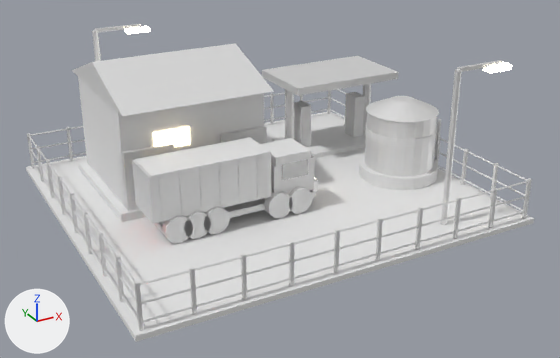
Two versions of the FBX model Assets/Art/KayseriIsland/Models/Copper/Phase1/Fleet_P1.fbx, one commit apart.
Camera for both pictures: a camera (50 mm lens) standing at (-60.2, -59.1, 32.1) and looking at (-39.6, -21.7, 13.4). The axes (+X, +Y, +Z) are drawn at lower left. The lights are the same throughout. The picture after the commit comes second. Where no turn or scale is listed for an object, it has been applied to the vertices. Vertices at exactly the same position are counted once.

Before the edit, the objects in view are built like this:
```python
ob_fleet_doors = bpy.data.objects.new('Fleet.Doors', me_fleet_doors_001)
ob_fleet_doors.location = (0.0, 0.0, 11.7)
ob_fleet_fence = bpy.data.objects.new('Fleet.Fence', me_fleet_fence_001)
ob_fleet_fence.location = (0.0, 0.0, 11.7)
ob_fleet_fuelisland = bpy.data.objects.new('Fleet.FuelIsland', me_fleet_fuelisland_001)
ob_fleet_fuelisland.location = (0.0, 0.0, 11.7)
ob_fleet_fueltank = bpy.data.objects.new('Fleet.FuelTank', me_fleet_fueltank_001)
ob_fleet_fueltank.location = (-31.0, -22.0, 12.0)
ob_fleet_garage = bpy.data.objects.new('Fleet.Garage', me_fleet_garage_001)
ob_fleet_garage.location = (-44.0, -15.5, 12.0)
ob_fleet_lamp0 = bpy.data.objects.new('Fleet.Lamp0', me_fleet_lamp0_001)
ob_fleet_lamp0.location = (-47.0, -11.0, 12.0)
ob_fleet_lamp1 = bpy.data.objects.new('Fleet.Lamp1', me_fleet_lamp1_001)
ob_fleet_lamp1.location = (-33.0, -29.0, 12.0)
ob_fleet_parked0 = bpy.data.objects.new('Fleet.Parked0', me_fleet_trucksrc_001)
ob_fleet_parked0.location = (-43.0, -22.5, 12.0)
ob_fleet_yard = bpy.data.objects.new('Fleet.Yard', me_fleet_yard_001)
ob_fleet_yard.location = (0.0, 0.0, 11.7)
```
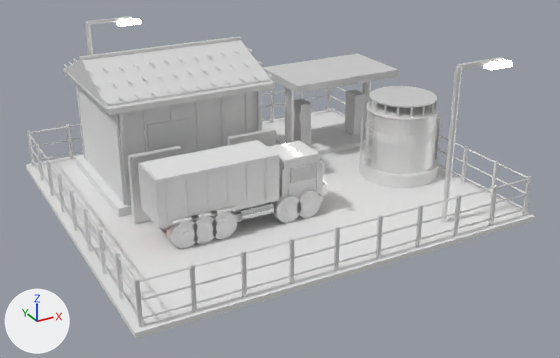
The change, as a list of edits to the scene's bpy script:
```text
Change me_fleet_fueltank_001:
    remove me_fleet_fueltank_001.from_pydata(...)  # 224 vertices, 420 faces; spans x -2.53..3.22, y -2.53..2.53, z 0.0..5.15
    add me_fleet_fueltank_001.from_pydata(...)  # 528 vertices, 916 faces; spans x -2.87..3.22, y -2.53..2.53, z 0.0..5.18
    me_fleet_fueltank_001 part 12: a new loose piece, a 24-sided cylinder along z spanning x -2.09..2.09, y -2.09..2.09, z 5.095..5.185, in mat_steel_dk (white #e7e7e7)
    me_fleet_fueltank_001 part 13: a new loose piece, a box spanning x -2.865..-2.775, y 0.255..0.345, z 1.1..4.1, in mat_steel_dk (white #e7e7e7)
    other edits to the shape of me_fleet_fueltank_001 do not show in these pictures
Change me_fleet_trucksrc_001:
    remove me_fleet_trucksrc_001.from_pydata(...)  # 408 vertices, 696 faces; spans x -5.45..4.95, y -1.46..1.46, z 0.0..4.18
    add me_fleet_trucksrc_001.from_pydata(...)  # 1180 vertices, 2028 faces; spans x -5.45..4.95, y -1.71..1.71, z 0.0..4.18
    me_fleet_trucksrc_001 part 1: a new loose piece, a box spanning x -4.79..4.79, y -0.85..-0.59, z 0.49..0.96, in mat_steel_dk (white #e7e7e7)
    me_fleet_trucksrc_001 part 2: a new loose piece, a 12-sided cylinder along y spanning x 3.0..3.99, y -1.48..-0.88, z 0.3..1.29, in mat_steel_dk (white #e7e7e7)
    me_fleet_trucksrc_001 part 3: a new loose piece, a 12-sided cylinder along y spanning x 1.71..2.7, y -1.48..-0.88, z 0.3..1.29, in mat_steel_dk (white #e7e7e7)
    me_fleet_trucksrc_001 part 4: a new loose piece, a 12-sided cylinder along y spanning x -2.32..-1.33, y -1.48..-0.88, z 0.3..1.29, in mat_steel_dk (white #e7e7e7)
    me_fleet_trucksrc_001 part 5: a new loose piece, a 12-sided cylinder along y spanning x -3.46..-2.47, y -1.48..-0.88, z 0.3..1.29, in mat_steel_dk (white #e7e7e7)
    me_fleet_trucksrc_001 part 6: a new loose piece, a 12-sided cylinder along y spanning x -4.52..-3.53, y -1.48..-0.88, z 0.3..1.29, in mat_steel_dk (white #e7e7e7)
    me_fleet_trucksrc_001 part 7: a new loose piece, a 10-sided cylinder along y spanning x -4.23..-3.83, y -1.5..-0.85, z 0.59..1.01, in mat_steel_lt (white #e7e7e7)
    me_fleet_trucksrc_001 part 8: a new loose piece, a box spanning x -2.55..-1.1, y -1.56..-0.8, z 1.61..1.73, in mat_white (white #e7e7e7)
    me_fleet_trucksrc_001 part 9: 51 vertices moved from x -4.72..3.89, y -1.46..1.46, z 0.11..1.49 to x -4.81..3.84, y -1.46..1.46, z 0.08..1.52; 157 vertices removed from x -4.83..4.79, y -1.46..1.46, z 0.11..1.49; 409 vertices added at x -4.81..4.7, y -1.71..1.71, z 0.08..3.82
    other edits to the shape of me_fleet_trucksrc_001 do not show in these pictures
    add me_fleet_trucksrc_001.materials.append(mat_steel_lt)  # white #e7e7e7
Change me_fleet_garage_001:
    remove me_fleet_garage_001.from_pydata(...)  # 54 vertices, 80 faces; spans x -5.0..5.0, y -5.1..5.1, z 0.0..8.26
    add me_fleet_garage_001.from_pydata(...)  # 990 vertices, 1484 faces; spans x -5.17..5.17, y -4.67..4.67, z 0.0..8.36
    me_fleet_garage_001 part 10: the loose piece of 6 vertices spanning x -4.6..4.6, y -5.1..5.1, z 6.5..8.26 is scaled about its middle by (1.11, 0.902, 1)
    me_fleet_garage_001 part 11: 704 vertices added at x -5.17..5.17, y -4.67..4.67, z 0.5..8.36
    other edits to the shape of me_fleet_garage_001 do not show in these pictures
    add me_fleet_garage_001.materials.append(mat_steel)  # white #e7e7e7
Change ob_fleet_fueltank:
    ob_fleet_fueltank.location: (-31.0, -22.0, 12.0) -> (-31.0, -22.0, 12.16)
Change ob_fleet_parked0:
    ob_fleet_parked0.location: (-43.0, -22.5, 12.0) -> (-43.0, -23.46, 12.17)
Change ob_fleet_lamp0:
    ob_fleet_lamp0.location: (-47.0, -11.0, 12.0) -> (-47.0, -9.31, 12.16)
Change ob_fleet_fence:
    ob_fleet_fence.location: (0.0, 0.0, 11.7) -> (0.0, 0.0, 11.87)
Change ob_fleet_fuelisland:
    ob_fleet_fuelisland.location: (0.0, 0.0, 11.7) -> (0.0, 0.0, 11.87)
Change ob_fleet_garage:
    ob_fleet_garage.location: (-44.0, -15.5, 12.0) -> (-44.0, -15.08, 12.16)
Change ob_fleet_doors:
    ob_fleet_doors.location: (0.0, 0.0, 11.7) -> (0.0, -1.15, 11.87)
Change ob_fleet_yard:
    ob_fleet_yard.location: (0.0, 0.0, 11.7) -> (0.0, 0.0, 11.87)
Change ob_fleet_lamp1:
    ob_fleet_lamp1.location: (-33.0, -29.0, 12.0) -> (-33.0, -29.0, 12.16)
```

Pixel boxes [x1, y1, x2, y2] of what changed, in the pictures (560 x 358 px; the box of a moved part takes in the faces that stretch with it):
'Fleet.Yard', moved: before [26, 112, 534, 342]; after [26, 110, 535, 339]
'Fleet.Garage', reshaped, moved: before [72, 43, 274, 222]; after [63, 36, 275, 217]
'Fleet.Parked0', reshaped, moved: before [132, 137, 318, 243]; after [138, 140, 327, 248]
'Fleet.Fence', moved: before [27, 89, 532, 330]; after [26, 87, 532, 327]
'Fleet.FuelTank', reshaped, moved (8% taller): before [359, 96, 441, 190]; after [359, 86, 441, 188]
'Fleet.FuelIsland', moved: before [262, 56, 398, 158]; after [262, 54, 399, 155]
'Fleet.Doors', moved: before [121, 126, 267, 211]; after [127, 128, 276, 224]
'Fleet.Lamp1', moved: before [441, 60, 512, 225]; after [441, 57, 512, 222]
'Fleet.Lamp0', moved: before [92, 24, 150, 61]; after [84, 16, 141, 55]
part 1 of me_fleet_trucksrc_001, added: after [166, 194, 323, 238]
part 2 of me_fleet_trucksrc_001, added: after [302, 197, 317, 213]
part 3 of me_fleet_trucksrc_001, added: after [282, 202, 297, 218]
part 4 of me_fleet_trucksrc_001, added: after [216, 217, 233, 234]
part 5 of me_fleet_trucksrc_001, added: after [196, 222, 213, 239]
part 6 of me_fleet_trucksrc_001, added: after [177, 226, 195, 243]
part 7 of me_fleet_trucksrc_001, added: after [183, 232, 190, 239]
part 8 of me_fleet_trucksrc_001, added: after [211, 206, 237, 216]
part 9 of me_fleet_trucksrc_001, built on: before [154, 187, 315, 243]; after [161, 143, 326, 248]
part 10 of me_fleet_garage_001, moved or reshaped: before [72, 43, 274, 116]; after [65, 40, 273, 109]
part 11 of me_fleet_garage_001, added: after [63, 36, 275, 206]
part 12 of me_fleet_fueltank_001, added: after [370, 86, 437, 108]
part 13 of me_fleet_fueltank_001, added: after [359, 118, 363, 163]
